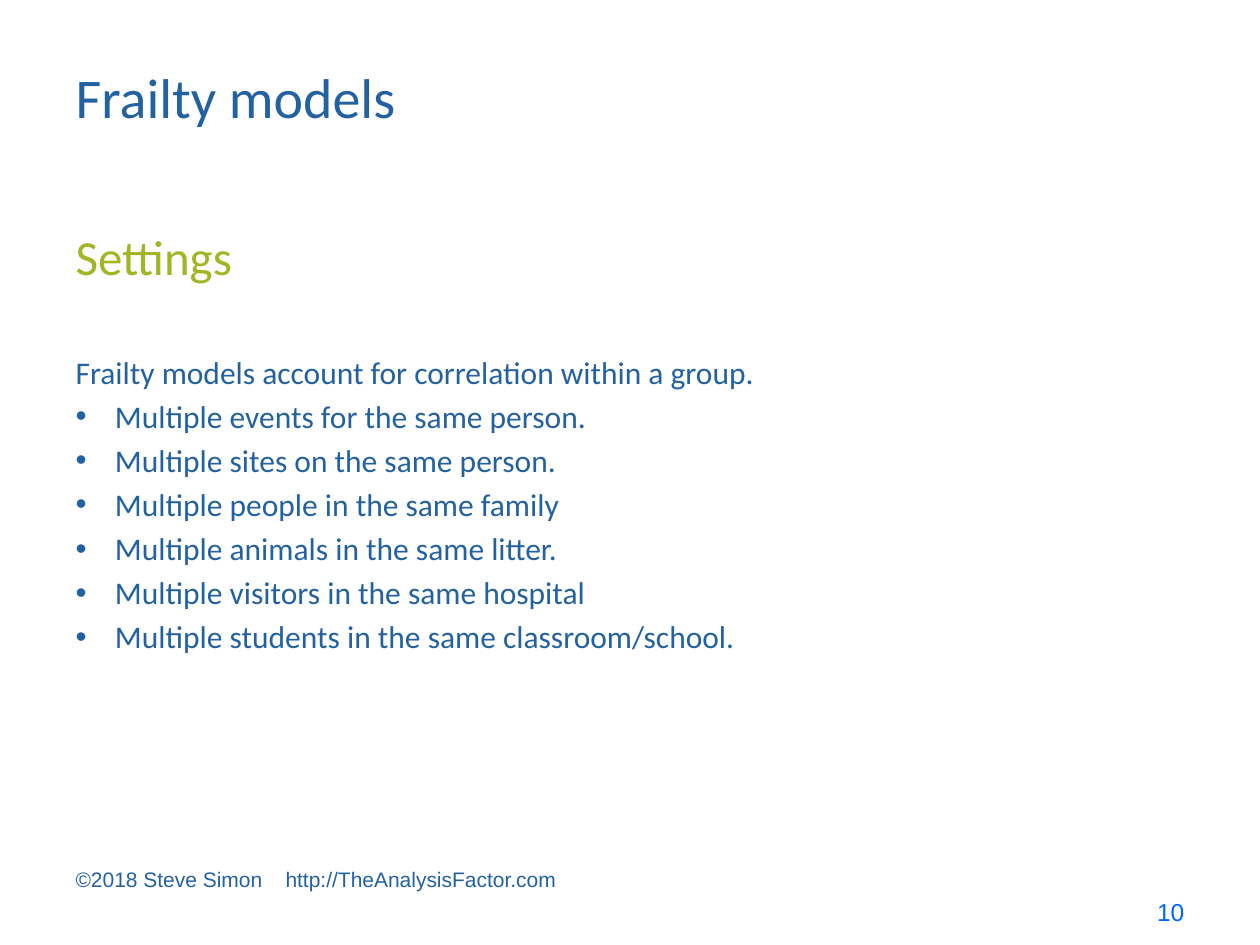
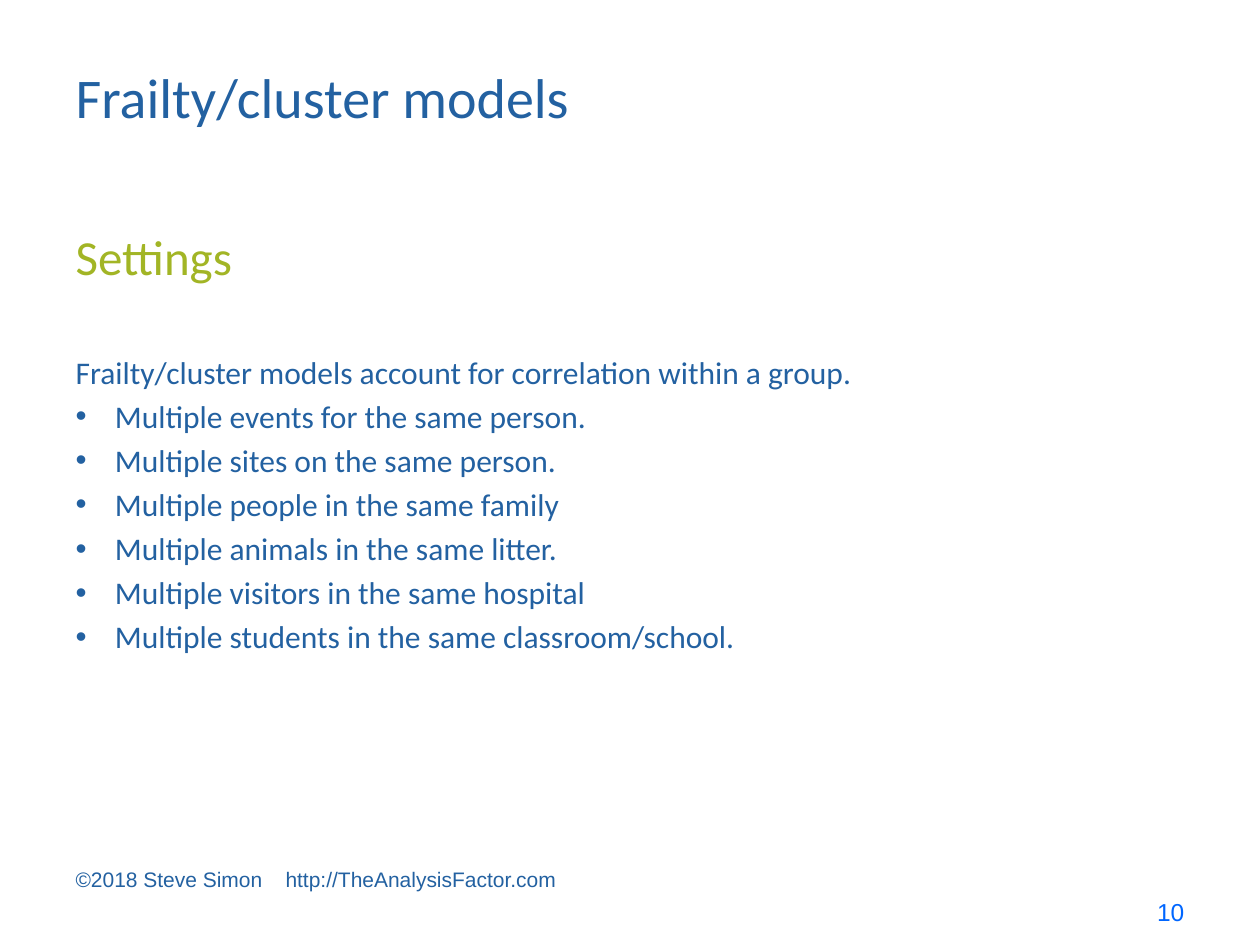
Before and after one commit to pmean/survival-models, a slide deck: slide 10 of bin/survival lecture 7.pptx. Drawn at 1260x945 pixels with LibreOffice and Linux fonts; fonts in the diff are those of the drawing. Boxes give left, top, right and bottom in pixels: in the first picture for what was removed or moved away, otherwise in the second. Text is boxed around its words. In the diff, an @@ line names an element or a change of style, - is before the commit and + after.

```diff
--- a/bin/survival lecture 7.pptx
+++ b/bin/survival lecture 7.pptx
@@ title at box(76, 79, 568, 127): text changed @@
-Frailty models
+Frailty/cluster models
@@ text at box(76, 362, 851, 390): text changed @@
-Frailty models account for correlation within a group.
+Frailty/cluster models account for correlation within a group.
```
Also in this commit, not shown: 12 slides added, 2 other files.
